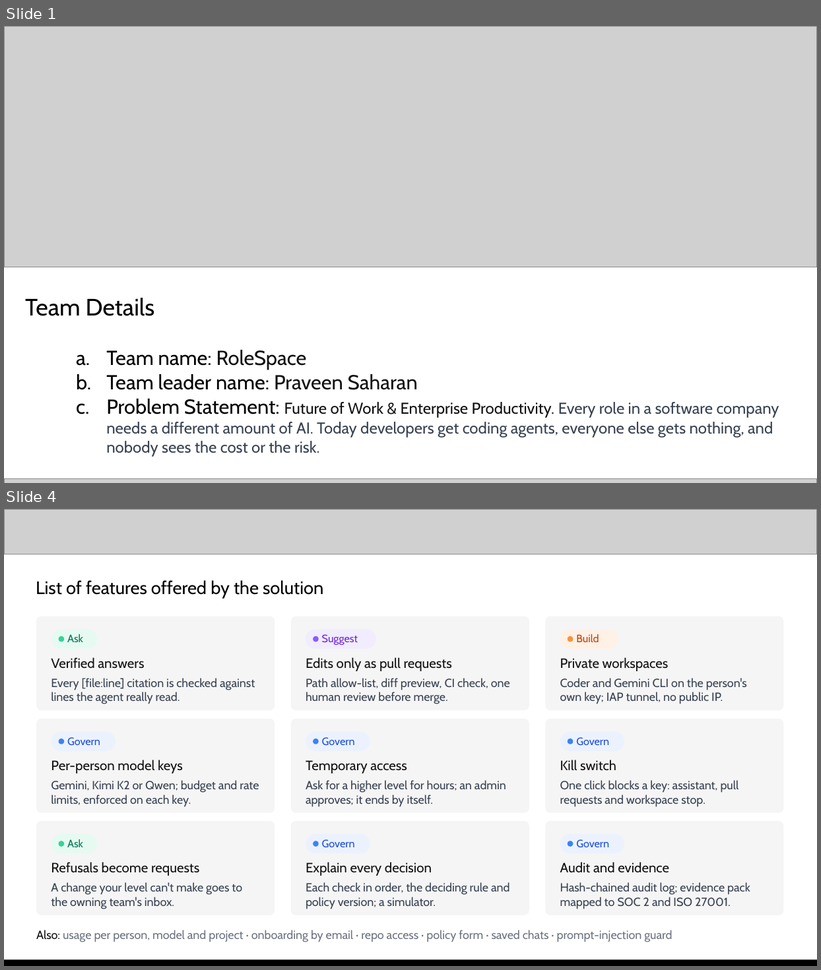
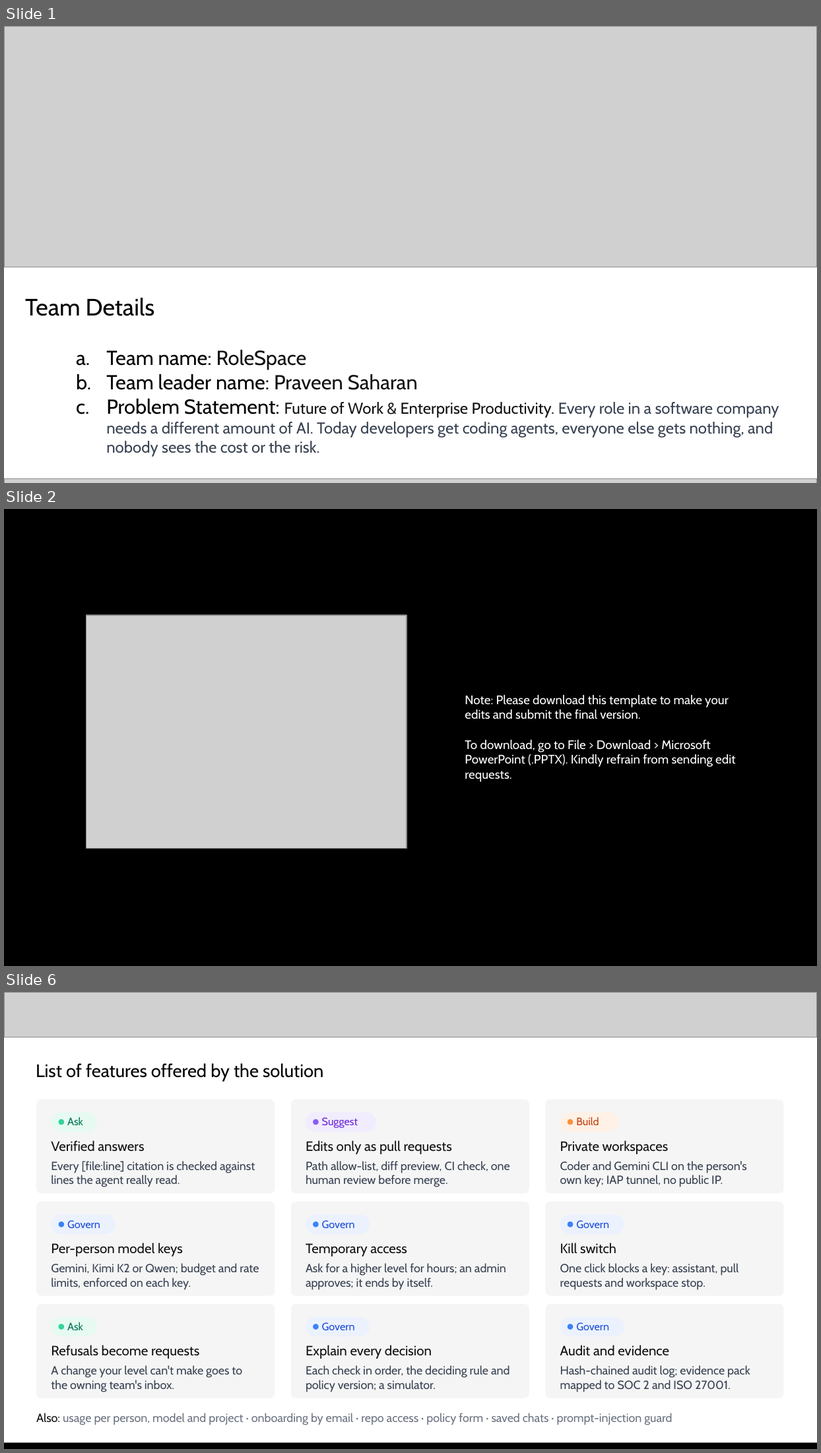
Before and after one commit to praveensaharan/RoleSpace, a slide deck: docs/deck/RoleSpace-AI-Builder-Cup-submission.pptx. Shown one above the other, each under a label of ours: slides 1 and 4 before the commit, slides 1, 2 and 6 after it; the slides between them are not shown. The pictures are 821x970 and 821x1453 pixels, drawn with LibreOffice and Linux fonts; fonts in the diff are those of the drawing; grey boxes stand for pictures. Boxes give left, top, right and bottom in pixels: in the first picture for what was removed or moved away, otherwise in the second. Text is boxed around its words. In the diff, an @@ line names an element or a change of style, - is before the commit and + after.

```diff
--- a/docs/deck/RoleSpace-AI-Builder-Cup-submission.pptx
+++ b/docs/deck/RoleSpace-AI-Builder-Cup-submission.pptx
@@ slide 2 added at <box>4,509,817,966</box>, background #FFFFFF @@
@@ rectangle added at <box>4,509,817,966</box>, fill #000000 @@
@@ picture added at <box>86,615,407,849</box> @@
@@ text added at <box>465,695,735,782</box>, 11 pt, text #FFFFFF @@
+Note: Please download this template to make your edits and submit the final version.
+To download, go to File > Download > Microsoft PowerPoint (.PPTX). Kindly refrain from sending edit requests.
@@ picture added at <box>4,962,817,966</box> @@
@@ what was slide 4 is now slide 6 @@
```
Also in this commit, not shown: 9 slides changed, 1 other slide added, 13 other files.
